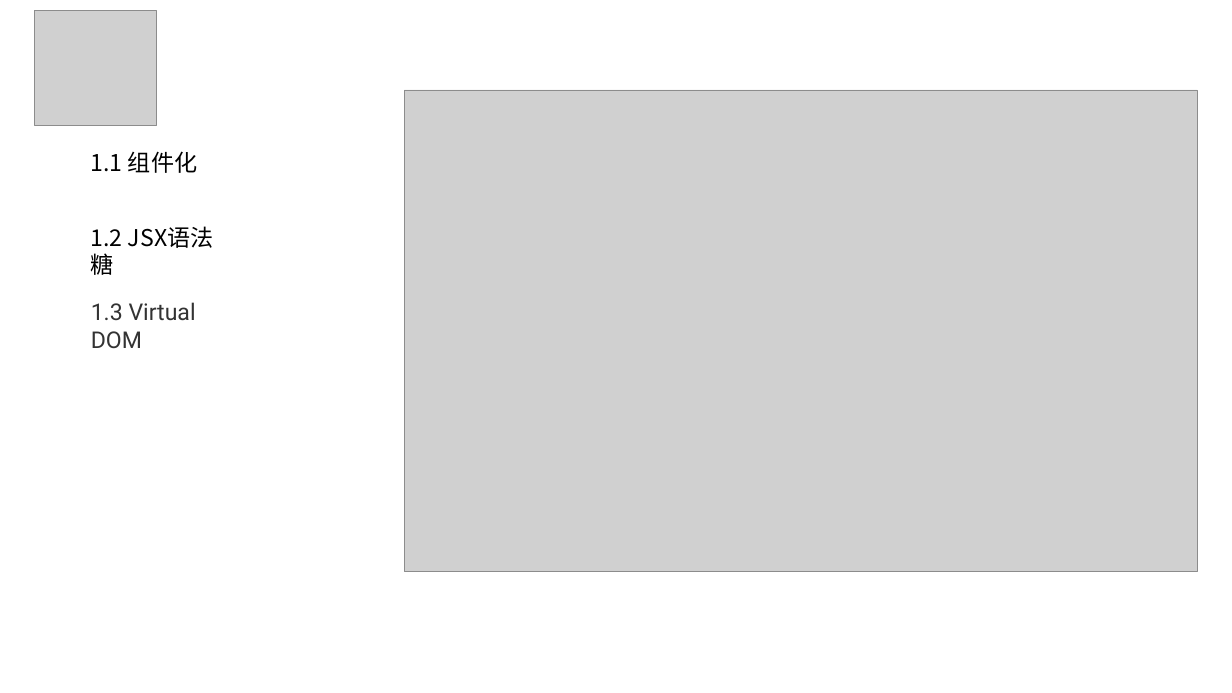
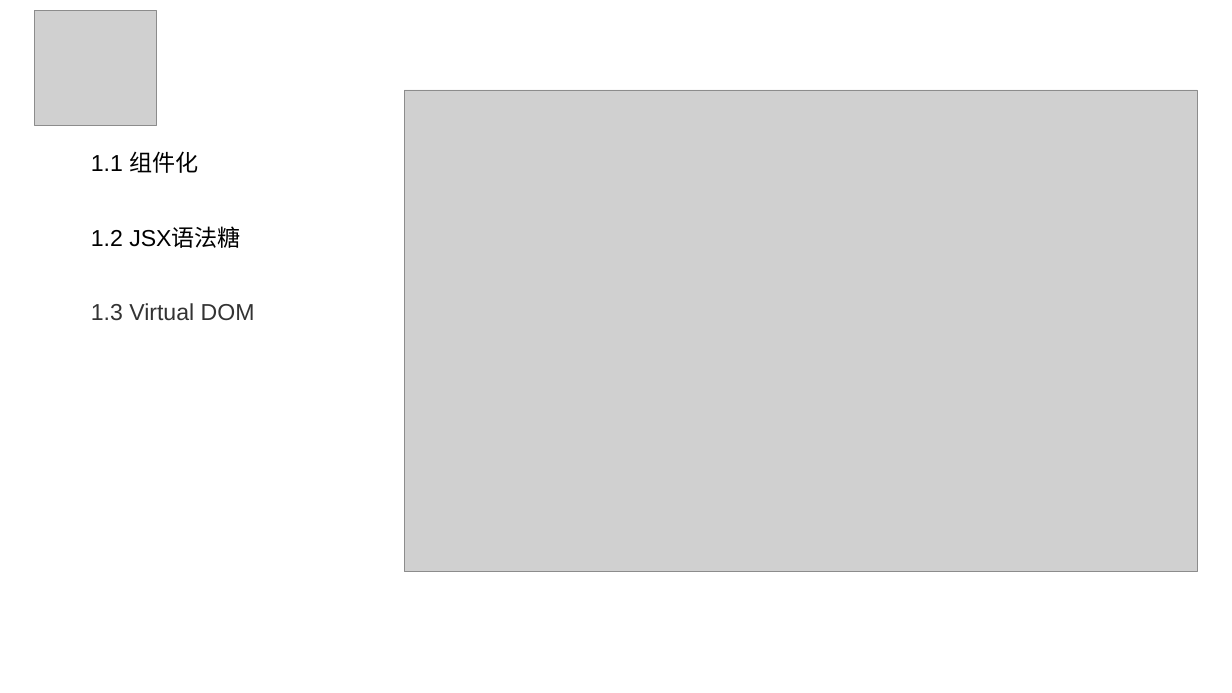
Before and after one commit to windssea/react-study, a slide deck: slide 5 of react入门介绍.pptx. Drawn at 1232x693 pixels with LibreOffice and Linux fonts; fonts in the diff are those of the drawing; grey boxes stand for pictures. Boxes give left, top, right and bottom in pixels: in the first picture for what was removed or moved away, otherwise in the second. Text is boxed around its words. In the diff, an @@ line names an element or a change of style, - is before the commit and + after.

```diff
--- a/react入门介绍.pptx
+++ b/react入门介绍.pptx
@@ text "1.1 组件化" at box(91, 151, 198, 173): font Noto Sans CJK SC to Arial @@
@@ text "1.2 JSX语法糖" at box(91, 227, 241, 248): font Noto Sans CJK SC to Arial @@
@@ text "1.3 Virtual DOM" at box(91, 303, 255, 321): font Roboto to Arial @@
```
Also in this commit, not shown: 10 other slides changed, 2 other files.
